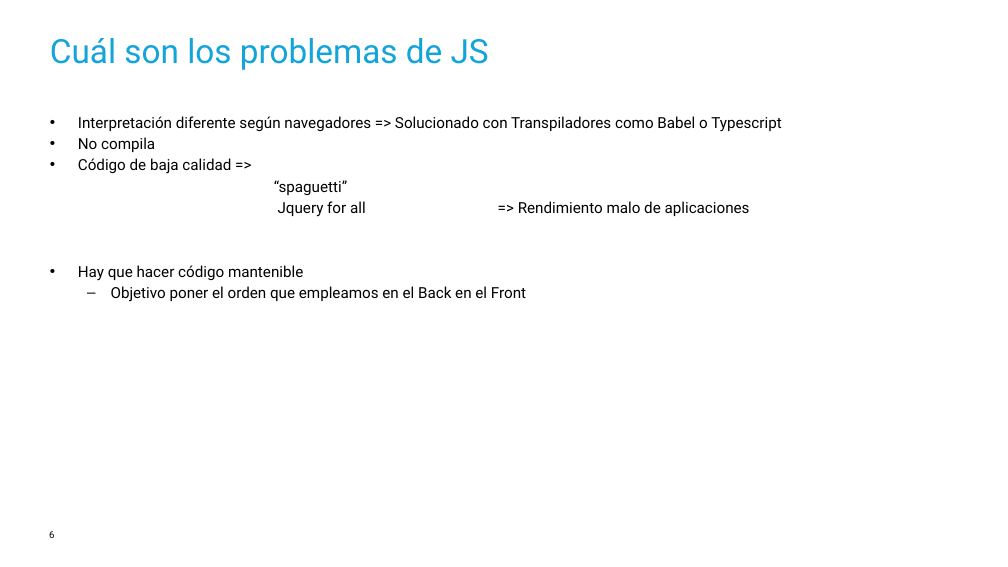
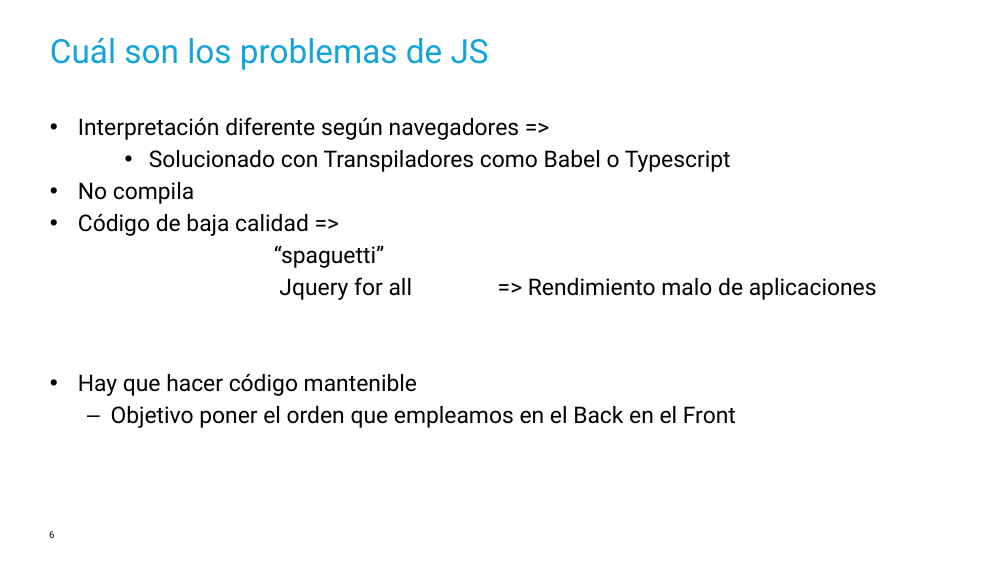
Before and after one commit to Encamina/AdeccoFormacion, a slide deck: slide 6 of ReactJS/01-Typescript/PPT/Typescript.pptx. Drawn at 1008x567 pixels with LibreOffice and Linux fonts; fonts in the diff are those of the drawing; background and template pictures are left out. Boxes give left, top, right and bottom in pixels: in the first picture for what was removed or moved away, otherwise in the second. Text is boxed around its words. In the diff, an @@ line names an element or a change of style, - is before the commit and + after.

Commit message:
Update Exercises Typescript
Update Exercises Typescript

```diff
--- a/ReactJS/01-Typescript/PPT/Typescript.pptx
+++ b/ReactJS/01-Typescript/PPT/Typescript.pptx
@@ text at bbox=[78, 117, 731, 172]: text changed; size 16 to 24 pt @@
-• Interpretación diferente según navegadores => Solucionado con Transpiladores como Babel o Typescript
+• Interpretación diferente según navegadores =>
+    • Solucionado con Transpiladores como Babel o Typescript
@@ text at bbox=[78, 182, 877, 428]: size 16 to 24 pt in "No compila", "Código de baja calidad =>", "“spaguetti”", "Jquery for all => Rendimiento malo de ..." and 2 more places; more space between paragraphs @@
```
Also in this commit, not shown: 1 other slide changed, 10 slides added, 34 other files.
